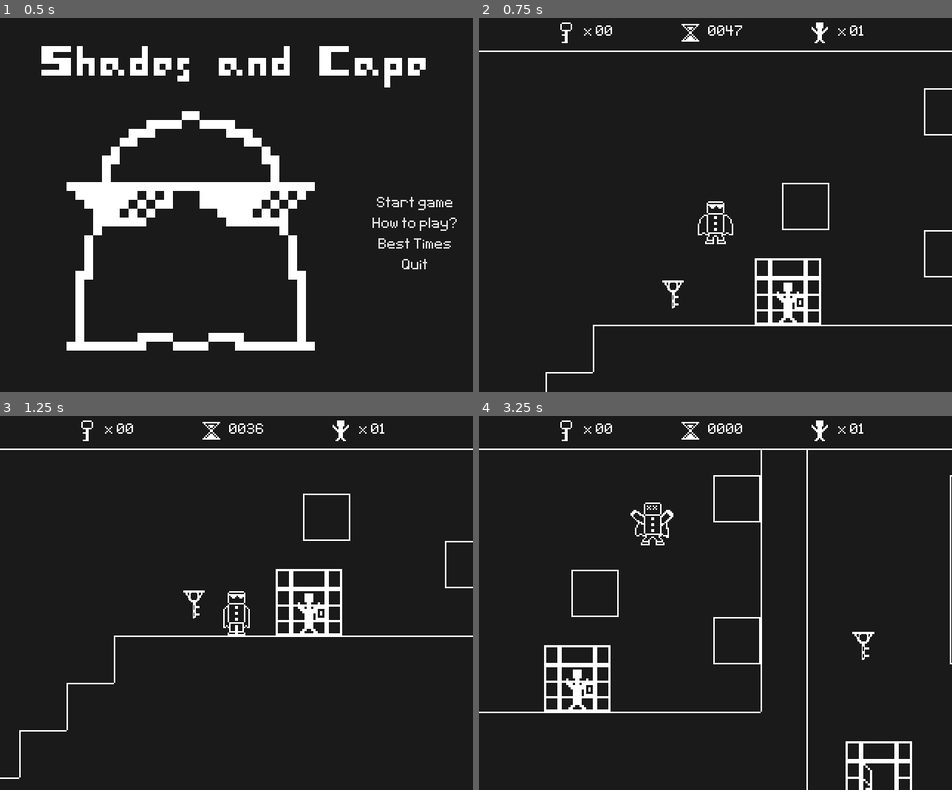
Above: before the commit, frames 1-4 (two rows, left to right).
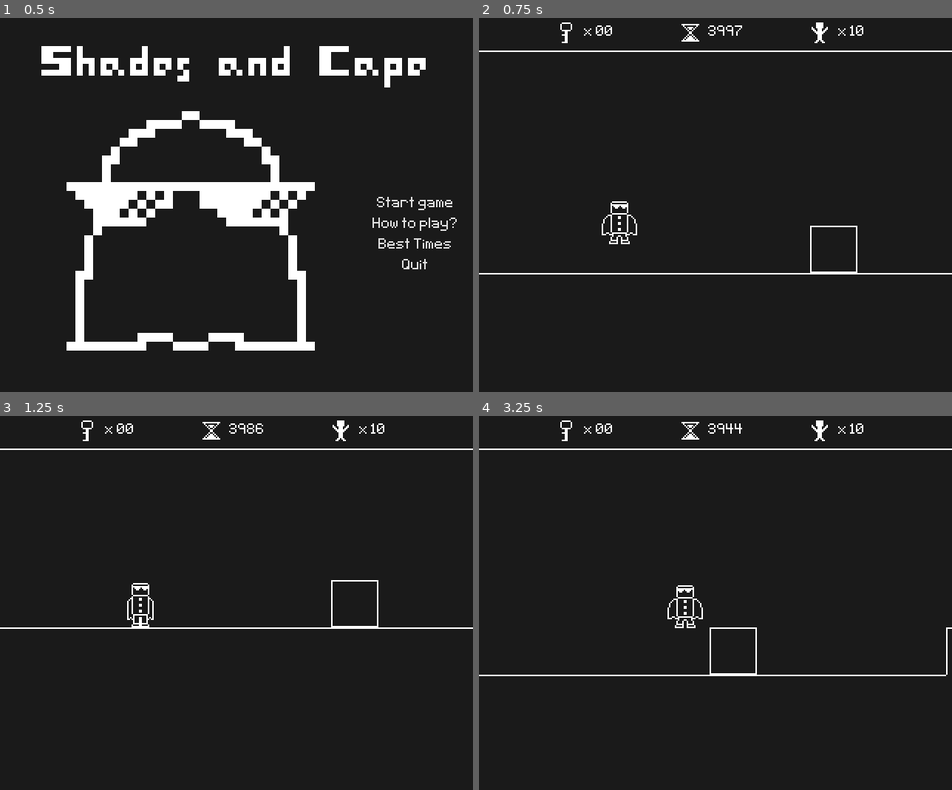
Above: after the commit, the same moments.

Repository: Kiel97/bialjam2019
Game: Godot game, scene res://Menu/MainMenu.tscn
Same seed, same stepped clock (60 frames per second), same inputs: the game is played once before the commit and once after it.
Inputs:
- Up to frame 1 (0.5 s): no input
- Up to frame 2 (0.75 s): click "Start game" at 0.5 s
- Up to frame 3 (1.25 s): no input
- Up to frame 4 (3.25 s): hold Right (move_right) 1.28-2.78 s; tap Up (jump) at 1.52, 2.27 s; hold Left (move_left) from 2.78 s (still down)

Frame 1 is identical in both runs. In frame 2, 3.0% of the frame differs, in the area x 0-100%, y 1-100%; in frame 3, 3.0%; in frame 4, 4.4%.

Commit message:
Revert "Simplified level for testing purposes"
This reverts commit 0d5d6e727593679dc241cc359b1b589638afb228.

Diff:
--- a/Bialjam2019/Levels/Level.tscn
+++ b/Bialjam2019/Levels/Level.tscn
@@ -13,7 +13,7 @@
 script = ExtResource( 1 )
 end_bottom = 1050
 end_right = 3250
-time_to_complete = 50
+time_to_complete = 4000
 
 [node name="Misc" type="TileMap" parent="."]
 visible = false
@@ -94,6 +94,7 @@
 position = Vector2( 1151, 72 )
 
 [node name="Cages" type="Node" parent="."]
+editor/display_folded = true
 
 [node name="Cage" parent="Cages" instance=ExtResource( 6 )]
 position = Vector2( 612, 453 )
@@ -101,58 +102,72 @@
 
 [node name="Cage2" parent="Cages" instance=ExtResource( 6 )]
 position = Vector2( 816, 518 )
+state = 2
 
 [node name="Cage3" parent="Cages" instance=ExtResource( 6 )]
 position = Vector2( 1081, 646 )
+state = 0
 
 [node name="Cage4" parent="Cages" instance=ExtResource( 6 )]
 position = Vector2( 1208, 646 )
 
 [node name="Cage5" parent="Cages" instance=ExtResource( 6 )]
 position = Vector2( 1144, 293 )
+state = 0
 
 [node name="Cage6" parent="Cages" instance=ExtResource( 6 )]
 position = Vector2( 1391, 293 )
+state = 2
 
 [node name="Cage7" parent="Cages" instance=ExtResource( 6 )]
 position = Vector2( 1523, 293 )
+state = 2
 
 [node name="Cage8" parent="Cages" instance=ExtResource( 6 )]
 position = Vector2( 1308, 901 )
+state = 0
 
 [node name="Cage9" parent="Cages" instance=ExtResource( 6 )]
 position = Vector2( 1539, 933 )
 
 [node name="Cage10" parent="Cages" instance=ExtResource( 6 )]
 position = Vector2( 2199, 869 )
+state = 0
 
 [node name="Cage11" parent="Cages" instance=ExtResource( 6 )]
 position = Vector2( 2015, 646 )
+state = 0
 
 [node name="Cage12" parent="Cages" instance=ExtResource( 6 )]
 position = Vector2( 2572, 614 )
+state = 2
 
 [node name="Cage13" parent="Cages" instance=ExtResource( 6 )]
 position = Vector2( 2768, 485 )
+state = 0
 
 [node name="Cage14" parent="Cages" instance=ExtResource( 6 )]
 position = Vector2( 3086, 230 )
+state = 0
 
 [node name="Cage15" parent="Cages" instance=ExtResource( 6 )]
 position = Vector2( 2768, 230 )
+state = 2
 
 [node name="Cage16" parent="Cages" instance=ExtResource( 6 )]
 position = Vector2( 2700, 230 )
 
 [node name="Cage17" parent="Cages" instance=ExtResource( 6 )]
 position = Vector2( 2512, 230 )
+state = 0
 
 [node name="Cage18" parent="Cages" instance=ExtResource( 6 )]
 position = Vector2( 2447, 230 )
+state = 0
 
 [node name="Hero" parent="." instance=ExtResource( 7 )]
 editor/display_folded = true
-position = Vector2( 563, 393 )
+position = Vector2( 95, 556 )
 [connection signal="counter_prisoners" from="." to="Hero" method="_on_Level_counter_prisoners"]
 [connection signal="died" from="Hero" to="." method="_on_Hero_died"]
 [connection signal="won" from="Hero" to="." method="_on_Hero_won"]
